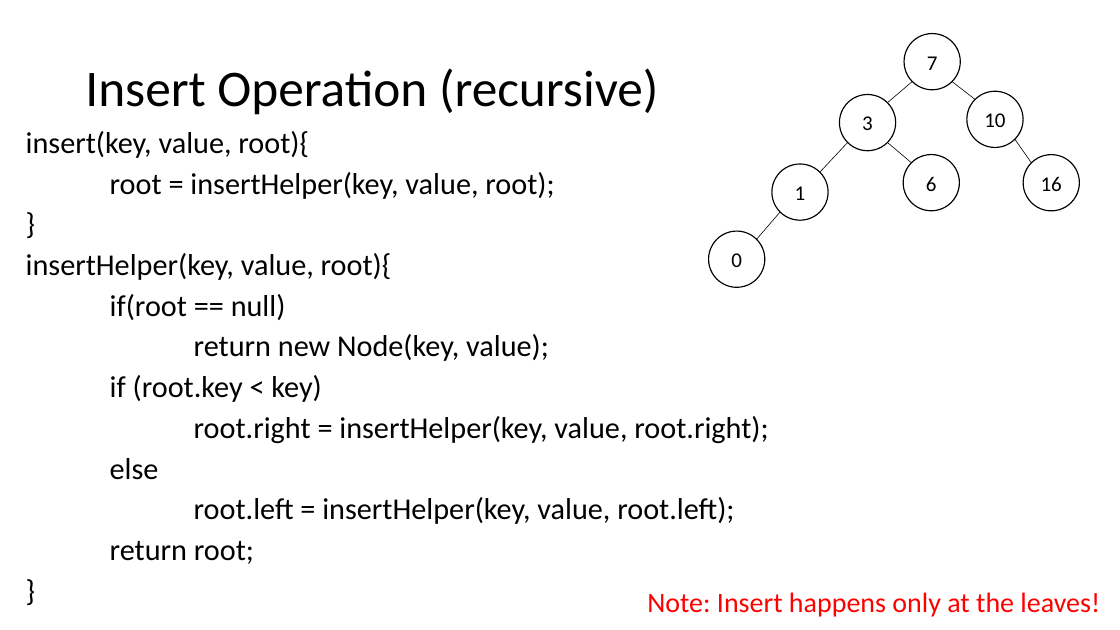
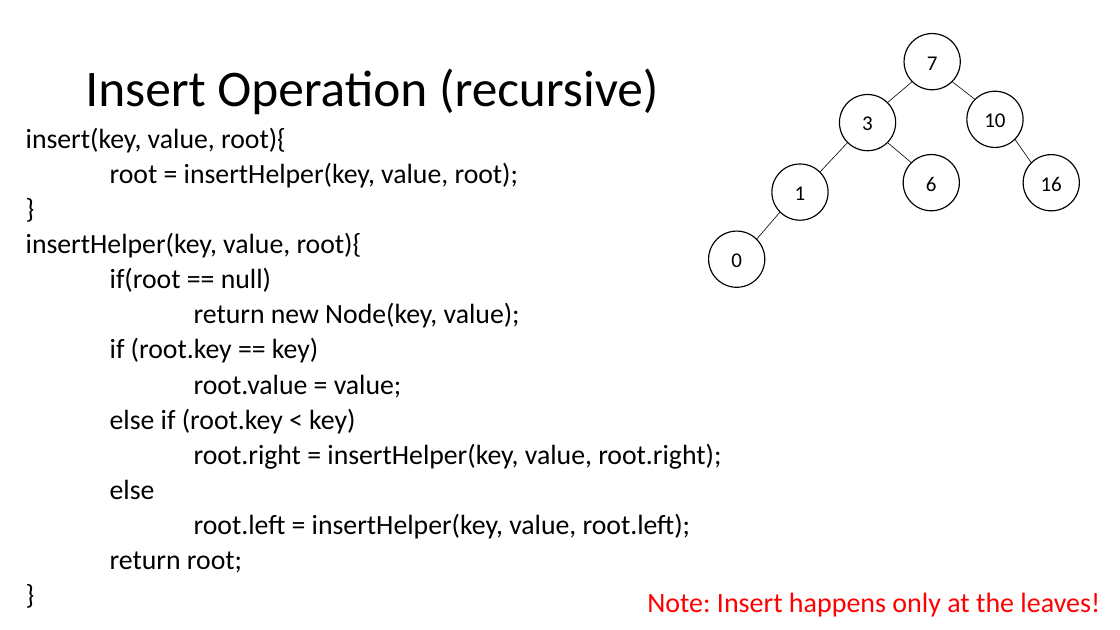
Before and after one commit to natebrunelle/cse332, a slide deck: slide 5 of markdown/files/slides/lecture8_avl.pptx. Drawn at 1120x630 pixels with LibreOffice and Linux fonts; fonts in the diff are those of the drawing. Boxes give left, top, right and bottom in pixels: in the first picture for what was removed or moved away, otherwise in the second. Text is boxed around its words. In the diff, an @@ line names an element or a change of style, - is before the commit and + after.

```diff
--- a/markdown/files/slides/lecture8_avl.pptx
+++ b/markdown/files/slides/lecture8_avl.pptx
@@ text at box(26, 128, 721, 573): size 25.9 to 23.8 pt in "insert(key, value, root){", "root = insertHelper(key, value, root);", "}", "insertHelper(key, value, root){" and 7 more places; line spacing 0.8 to 0.7 @@
@@ text at box(110, 338, 402, 434): text changed; size 25.9 to 23.8 pt @@
-if (root.key < key)
+if (root.key == key)
+root.value = value;
+else if (root.key < key)
```
Also in this commit, not shown: 3 other files.
